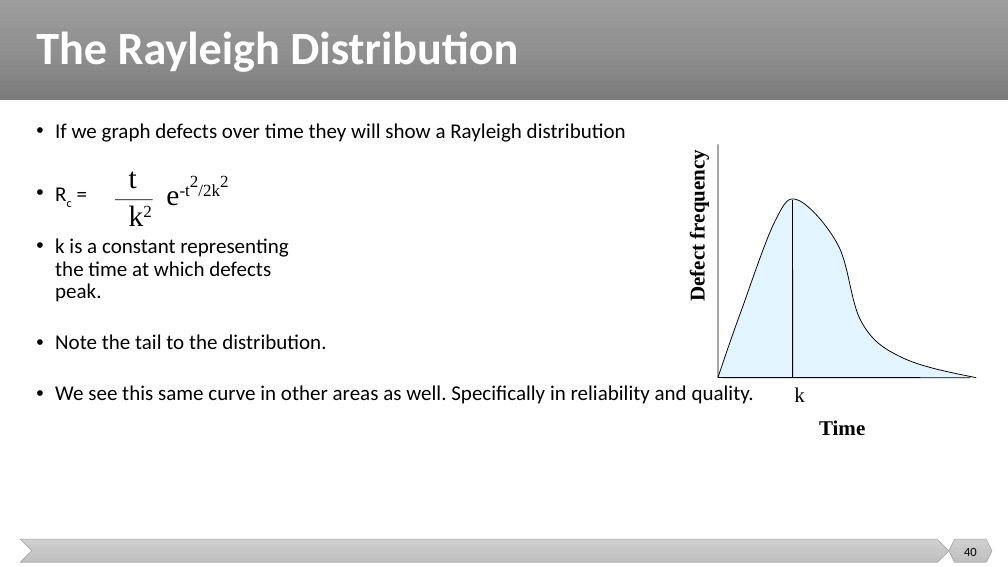
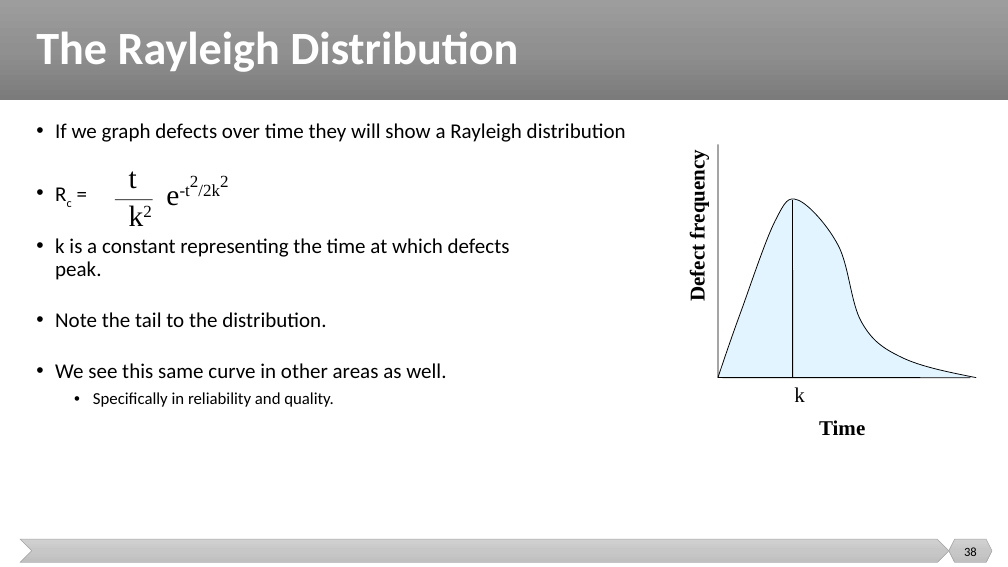
Before and after one commit to malenezi/malenezi, a slide deck: slide 38 of SE423/Lectures/7-Quality/Quality.pptx (slide 40 before the commit). Drawn at 1008x567 pixels with LibreOffice and Linux fonts; fonts in the diff are those of the drawing. Boxes give left, top, right and bottom in pixels: in the first picture for what was removed or moved away, otherwise in the second. Text is boxed around its words. In the diff, an @@ line names an element or a change of style, - is before the commit and + after.

```diff
--- a/SE423/Lectures/7-Quality/Quality.pptx
+++ b/SE423/Lectures/7-Quality/Quality.pptx
@@ text at <box>55,363,446,407</box>: text changed @@
-• We see this same curve in other areas as well. Specifically in reliability and quality.
+• We see this same curve in other areas as well.
+  • Specifically in reliability and quality.
@@ page number at <box>964,547,977,556</box>: text changed @@
-40
+38
```
Also in this commit, not shown: 11 other slides changed, 3 slides removed, 2 other files.
